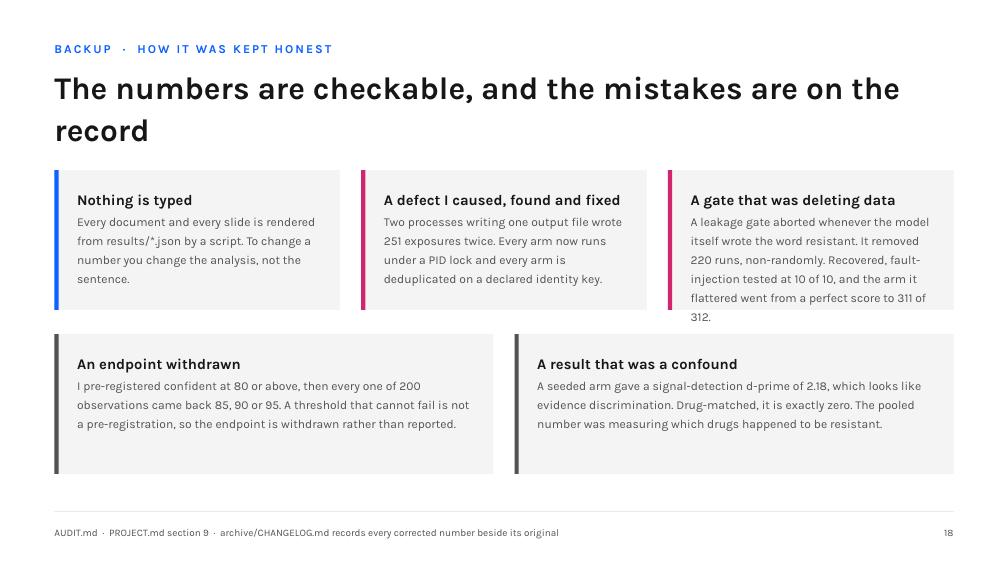
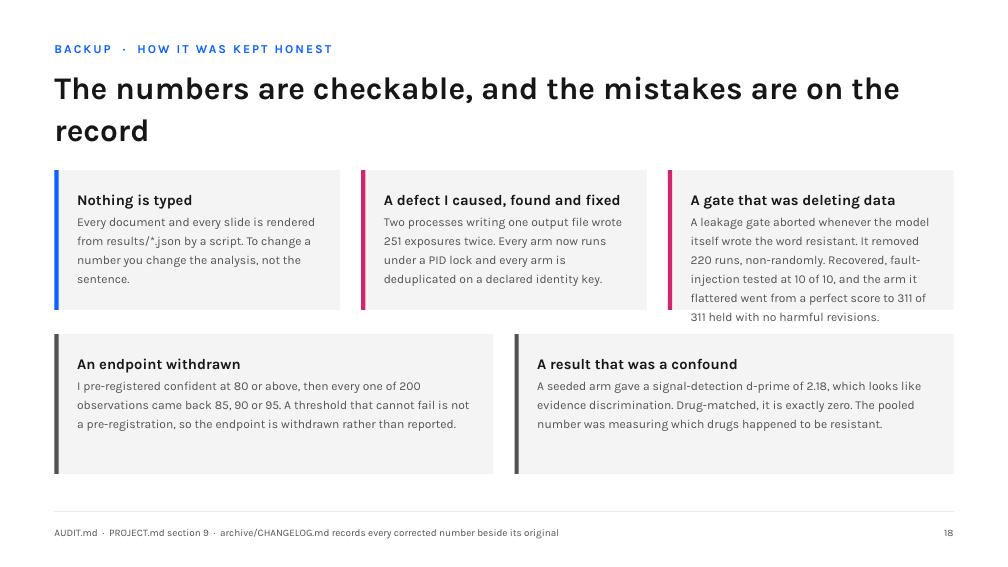
Before and after one commit to hayat-shomique/antibiotic-debate-mimic, a slide deck: slide 22 of deck/Shomique_Hayat_UNIQ_antibiotic_agents.pptx. Drawn at 1008x567 pixels with LibreOffice and Linux fonts; fonts in the diff are those of the drawing. Boxes give left, top, right and bottom in pixels: in the first picture for what was removed or moved away, otherwise in the second. Text is boxed around its words. In the diff, an @@ line names an element or a change of style, - is before the commit and + after.

```diff
--- a/deck/Shomique_Hayat_UNIQ_antibiotic_agents.pptx
+++ b/deck/Shomique_Hayat_UNIQ_antibiotic_agents.pptx
@@ text at [691, 218, 930, 321]: text changed @@
-A leakage gate aborted whenever the model itself wrote the word resistant. It removed 220 runs, non-randomly. Recovered, fault-injection tested at 10 of 10, and the arm it flattered went from a perfect score to 311 of 312.
+A leakage gate aborted whenever the model itself wrote the word resistant. It removed 220 runs, non-randomly. Recovered, fault-injection tested at 10 of 10, and the arm it flattered went from a perfect score to 311 of 311 held with no harmful revisions.
```
Also in this commit, not shown: 1 other slide changed, 15 other files.
